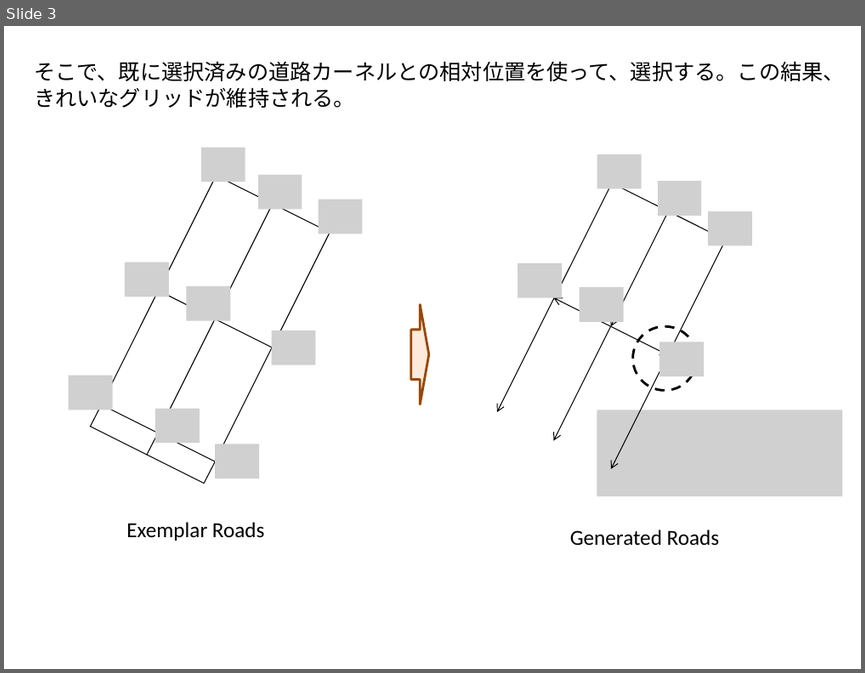
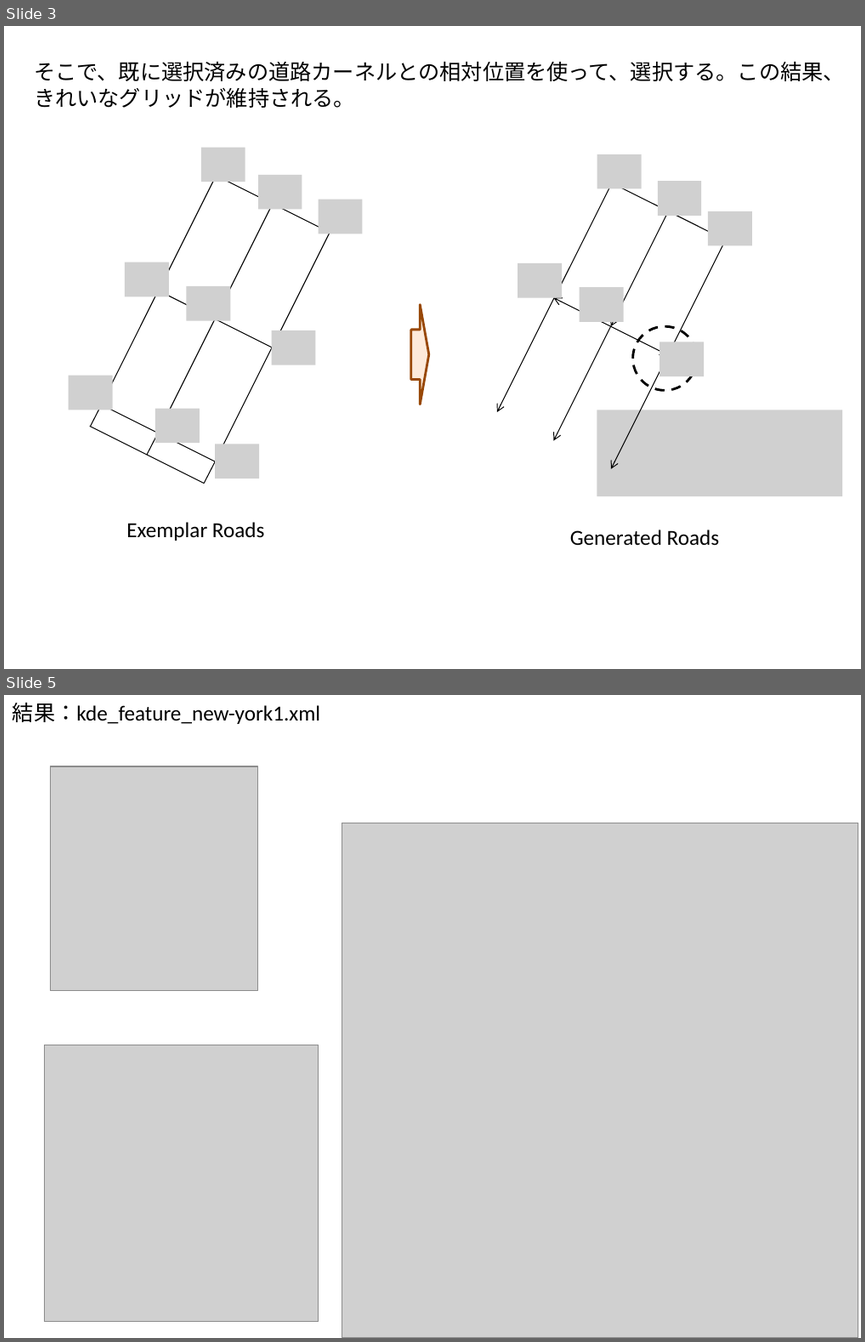
Before and after one commit to gnishida/RoadDesigner, a slide deck: doc/相対位置に基づく道路カーネルの選択.pptx. Shown one above the other, each under a label of ours: slide 3 before the commit, slides 3 and 5 after it; the slides between them are not shown. The pictures are 865x673 and 865x1342 pixels, drawn with LibreOffice and Linux fonts; fonts in the diff are those of the drawing; grey boxes stand for pictures. Boxes give left, top, right and bottom in pixels: in the first picture for what was removed or moved away, otherwise in the second. Text is boxed around its words. In the diff, an @@ line names an element or a change of style, - is before the commit and + after.

```diff
--- a/doc/相対位置に基づく道路カーネルの選択.pptx
+++ b/doc/相対位置に基づく道路カーネルの選択.pptx
@@ slide 5 added at <box>4,695,861,1338</box>, background #FFFFFF @@
@@ text added at <box>12,702,320,724</box>, 18 pt, text #000000 @@
+結果：kde_feature_new-york1.xml
@@ picture added at <box>50,766,257,991</box> @@
@@ picture added at <box>342,823,858,1338</box> @@
@@ picture added at <box>44,1044,318,1321</box> @@
```
Also in this commit, not shown: 5 other slides added, 14 other files.
